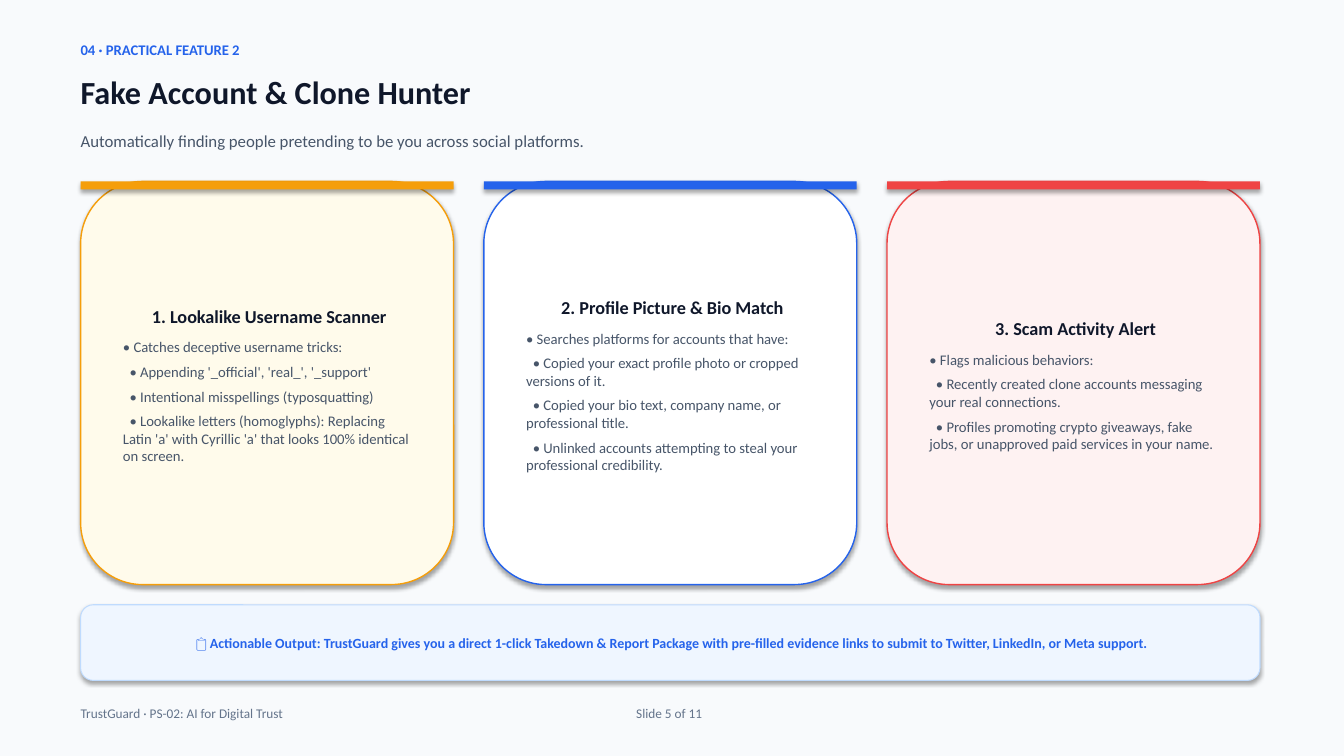
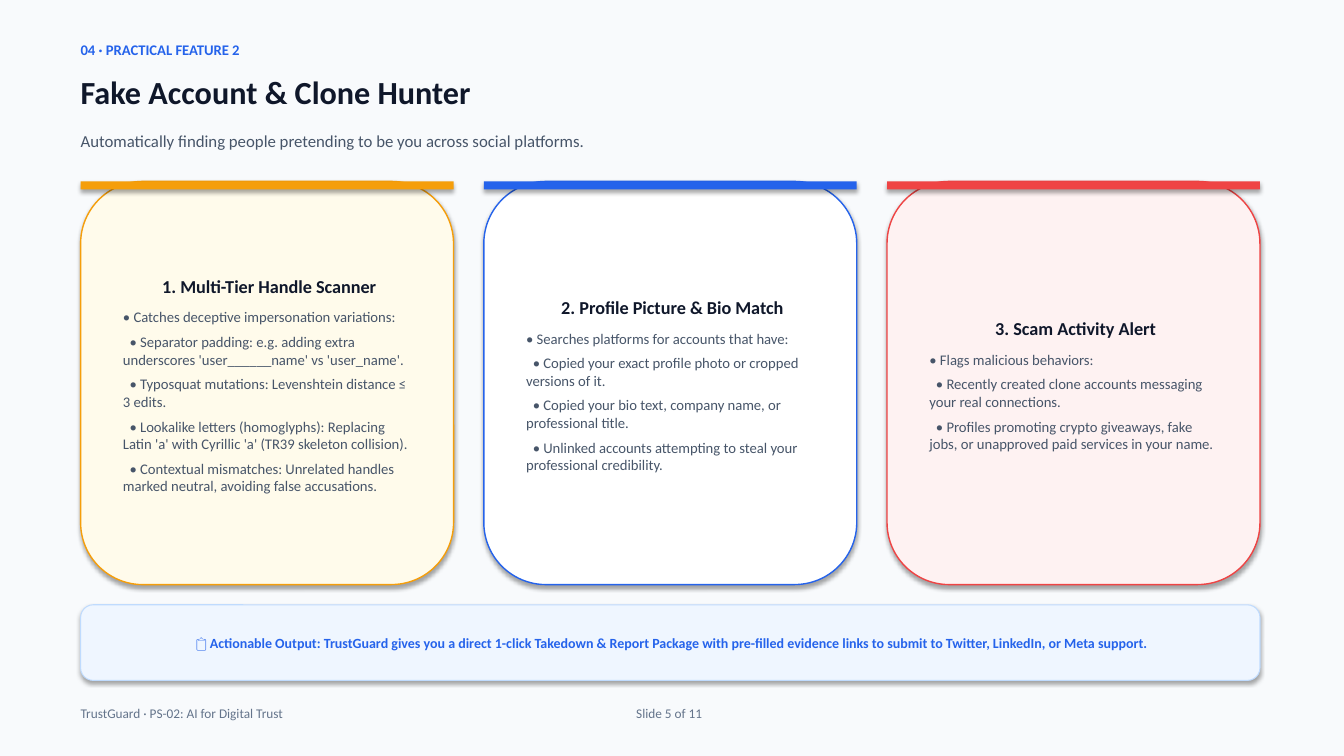
Before and after one commit to Gauthampro7/TrustGuard, a slide deck: slide 5 of docs/presentations/presentation_simple.pptx. Drawn at 1344x756 pixels with LibreOffice and Linux fonts; fonts in the diff are those of the drawing. Boxes give left, top, right and bottom in pixels: in the first picture for what was removed or moved away, otherwise in the second. Text is boxed around its words. In the diff, an @@ line names an element or a change of style, - is before the commit and + after.

```diff
--- a/docs/presentations/presentation_simple.pptx
+++ b/docs/presentations/presentation_simple.pptx
@@ text in rounded rectangle at (123,280,407,494): text changed @@
-1. Lookalike Username Scanner
-• Catches deceptive username tricks:
-• Appending '_official', 'real_', '_support'
-• Intentional misspellings (typosquatting)
-• Lookalike letters (homoglyphs): Replacing Latin 'a' with Cyrillic 'а' that looks 100% identical on screen.
+1. Multi-Tier Handle Scanner
+• Catches deceptive impersonation variations:
+• Separator padding: e.g. adding extra underscores 'user______name' vs 'user_name'.
+• Typosquat mutations: Levenshtein distance ≤ 3 edits.
+• Lookalike letters (homoglyphs): Replacing Latin 'a' with Cyrillic 'а' (TR39 skeleton collision).
+• Contextual mismatches: Unrelated handles marked neutral, avoiding false accusations.
```
Also in this commit, not shown: 4 other slides changed, 2 other files.
